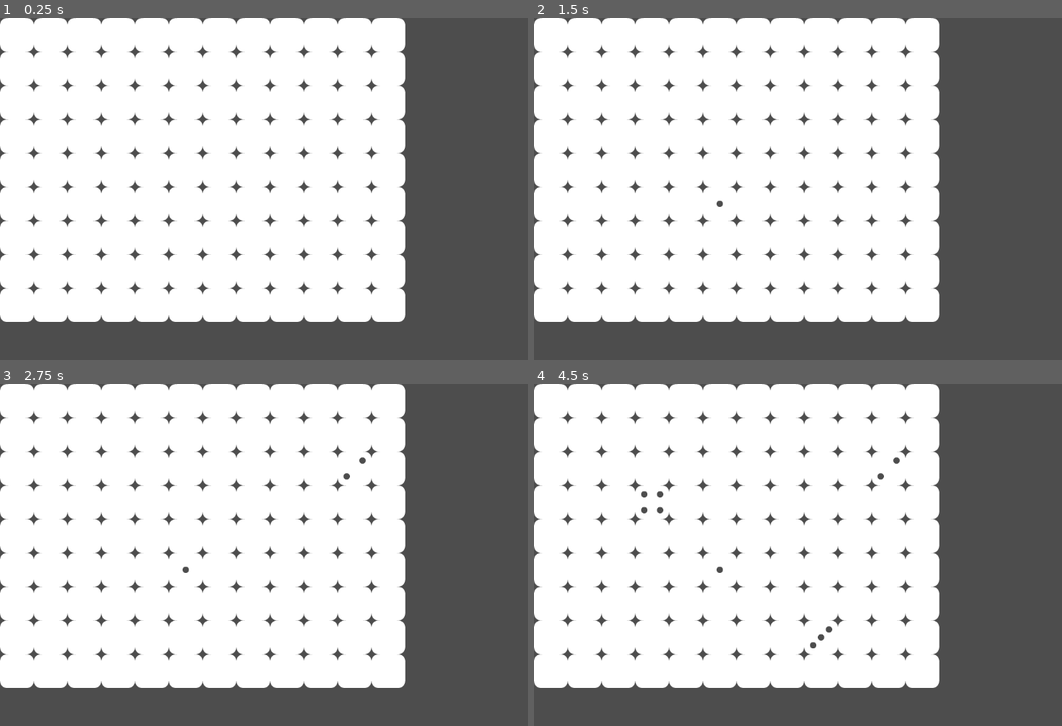
Above: before the commit, frames 1-4 (two rows, left to right).
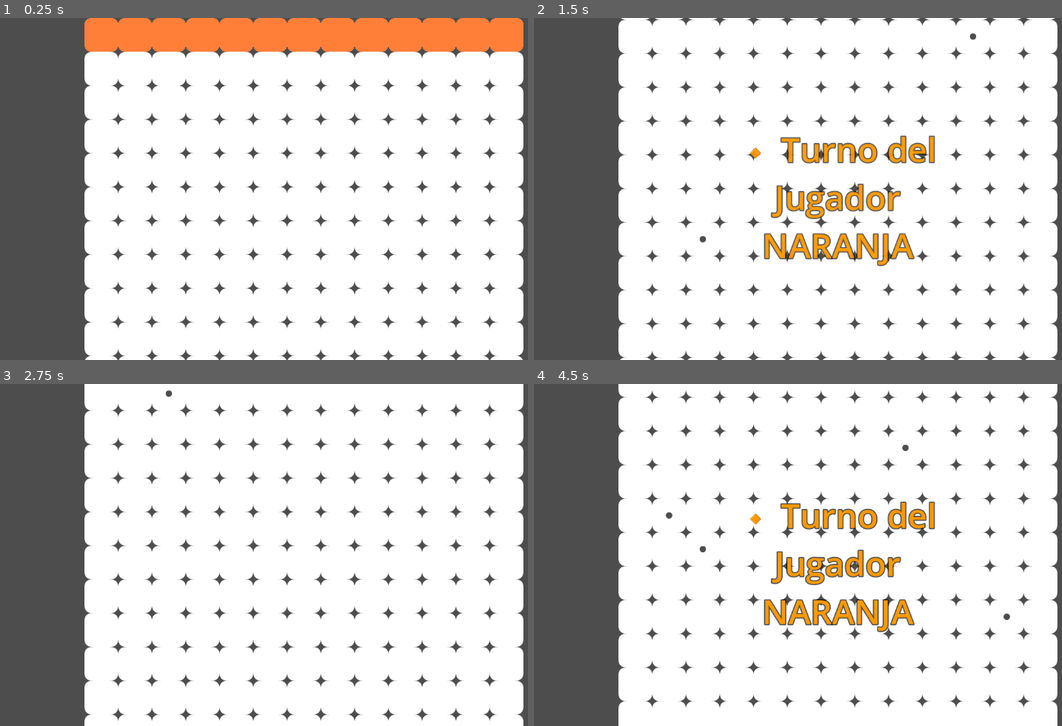
Above: after the commit, the same moments.

Repository: Anaxagora/pruebatilemaps
Game: Godot game, scene res://node_2d.tscn
Two runs of this game, one before a commit and one after it. Both use one fixed random seed, a clock stepped at 60 frames per second and the inputs below. Before the commit the project has no main scene; this scene is started directly in both runs.
Inputs (mouse positions are in pixels of both pictures, inside the frame that each line leads up to):
- Up to frame 1 (0.25 s): no input
- Up to frame 2 (1.5 s): tap Enter at 0.5 s; move the mouse to (972, 171) at 0.52 s; tap Space at 0.6, 0.77, 1.07, 1.35 s; click (972, 171) at 0.67 s; move the mouse to (718, 206) at 1.27 s; click (718, 206) at 1.42 s
- Up to frame 3 (2.75 s): tap Space at 1.52, 1.82, 2.1 s; move the mouse to (364, 479) at 2.02 s; click (364, 479) at 2.17 s
- Up to frame 4 (4.5 s): move the mouse to (808, 623) at 2.77 s; tap Space at 2.85, 3.02, 3.32, 3.6, 3.77, 4.07, 4.35 s; click (808, 623) at 2.92 s; move the mouse to (1019, 606) at 3.52 s; click (1019, 606) at 3.67 s; move the mouse to (655, 503) at 4.27 s; click (655, 503) at 4.42 s

The runs differ from the first frame. In frame 1, 53% of the frame differs, in the area x 0-100%, y 0-100%; in frame 2, 51%; in frame 3, 48%; in frame 4, 51%.

Commit message:
modo 2 player PARCIALMENTE
Hasta aca esa todo para que jueguen 2 personas. No tiene menu, no tiene sonido. Solo es un nivel con bastantes logicas de desdoblamiento. Le voy a agregar mas para la presentacion del segundo parcial

Diff:
--- /dev/null
+++ b/camera_2d.gd
@@ -0,0 +1,36 @@
+extends Camera2D
+@onready var nodo = $"../Node2D"
+var target_offset: Vector2
+
+@export var move_speed := 5.0        # Velocidad del seguimiento
+@export var y_margin := 250          # Margen antes de empezar a moverse
+@export var y_min := 0.0             # Límite superior
+@export var y_max := 824.0           # Límite inferior
+
+func _ready() -> void:
+	offset = Vector2i(-160.0, 0.0)
+
+func rotar_camara(current_turn):
+	anchor_mode = Camera2D.ANCHOR_MODE_FIXED_TOP_LEFT
+	print("🎥 screen center position: " , get_screen_center_position())
+	if current_turn == 8:
+		#offset = Vector2i(-160.0, 824.0)
+		target_offset = Vector2(-160.0, 824.0)
+	else:
+		#offset = Vector2i(-992.0, -648.0)
+		#offset = Vector2i(-160.0, 0.0)
+		target_offset = Vector2(-160.0, 0.0)
+	# Creamos un tween para suavizar el cambio
+	var tween = get_tree().create_tween()
+	tween.tween_property(self, "offset", target_offset, 0.8) # 0.8 segundos de duración
+	tween.set_trans(Tween.TRANS_SINE)
+	tween.set_ease(Tween.EASE_IN_OUT)
+	print("🎥 Moviendo cámara hacia: ", target_offset)
+
+func _process(delta):
+	#print ("Delta: ", delta)
+	var mouse_y = get_viewport().get_mouse_position().y
+	var center_y = get_viewport_rect().size.y / 2.0
+	if abs(mouse_y - center_y) > y_margin:
+		var direction = sign(mouse_y - center_y)
+		offset.y = clamp(offset.y + direction * move_speed, y_min, y_max)
--- /dev/null
+++ b/node_2d.gd
@@ -0,0 +1,23 @@
+extends Node2D
+
+@onready var camera = $"../Camera2D"
+@onready var tilemap = $TileMapLayer
+@onready var ui = $"../UI"
+func _ready() -> void:
+	pass
+
+func next_turn():
+	# Alternar jugador
+	if tilemap.current_player_tile == 7:
+		tilemap.current_player_tile = 8
+		rotation = 0
+		position = Vector2i(0.0, 0.0)
+	else:
+		tilemap.current_player_tile = 7
+		rotation = 0
+		position = Vector2i(0.0, 0.0)
+	var current_turn = tilemap.current_player_tile
+	print("🌀 Posicion: ", position)
+	print("🔄 Turno del jugador: ", tilemap.current_player_tile)
+	ui.mostrar_turno(current_turn)
+	camera.rotar_camara(current_turn)
--- a/node_2d.tscn
+++ b/node_2d.tscn
@@ -1,6 +1,8 @@
-[gd_scene load_steps=19 format=3 uid="uid://c7efrafhyk3f1"]
+[gd_scene load_steps=24 format=3 uid="uid://c7efrafhyk3f1"]
 
 [ext_resource type="Texture2D" uid="uid://bxpf7wyf8h1gi" path="res://dice_1.png" id="1_d21ai"]
+[ext_resource type="Script" uid="uid://bmpytk8e5v31t" path="res://node_2d.gd" id="1_hqns4"]
+[ext_resource type="Script" uid="uid://c7lv27p8gl658" path="res://camera_2d.gd" id="1_x0ka3"]
 [ext_resource type="Texture2D" uid="uid://dxycqxj4tpvi1" path="res://dice_2.png" id="2_rj586"]
 [ext_resource type="Texture2D" uid="uid://boxeme8ujjrrj" path="res://dice_3.png" id="3_4d7sh"]
 [ext_resource type="Texture2D" uid="uid://cyjnxjvuxha06" path="res://dice_4.png" id="4_ir8iy"]
@@ -9,6 +11,8 @@
 [ext_resource type="Script" uid="uid://1t3jd85tho5j" path="res://tile_map_layer.gd" id="7_0h7mo"]
 [ext_resource type="Texture2D" uid="uid://flvrurh5xux3" path="res://dice_0.png" id="7_rj586"]
 [ext_resource type="Texture2D" uid="uid://fir3nx6v7xb3" path="res://floor_7.png" id="8_4d7sh"]
+[ext_resource type="Texture2D" uid="uid://d15thxm60prbo" path="res://floor_8.png" id="9_ir8iy"]
+[ext_resource type="Script" uid="uid://boo0prnem8myx" path="res://ui_turno.gd" id="13_0h7mo"]
 
 [sub_resource type="TileSetAtlasSource" id="TileSetAtlasSource_rj586"]
 texture = ExtResource("7_rj586")
@@ -50,6 +54,11 @@
 texture_region_size = Vector2i(64, 64)
 0:0/0 = 0
 
+[sub_resource type="TileSetAtlasSource" id="TileSetAtlasSource_ta5nu"]
+texture = ExtResource("9_ir8iy")
+texture_region_size = Vector2i(64, 64)
+0:0/0 = 0
+
 [sub_resource type="TileSet" id="TileSet_fs4d3"]
 tile_size = Vector2i(64, 64)
 sources/0 = SubResource("TileSetAtlasSource_rj586")
@@ -60,9 +69,26 @@
 sources/5 = SubResource("TileSetAtlasSource_0h7mo")
 sources/6 = SubResource("TileSetAtlasSource_nr8wp")
 sources/7 = SubResource("TileSetAtlasSource_d2bti")
+sources/8 = SubResource("TileSetAtlasSource_ta5nu")
 
 [node name="Node2D" type="Node2D"]
 
-[node name="TileMapLayer" type="TileMapLayer" parent="."]
+[node name="Camera2D" type="Camera2D" parent="."]
+rotation = 2.04204
+offset = Vector2(-160, 0)
+anchor_mode = 0
+script = ExtResource("1_x0ka3")
+
+[node name="Node2D" type="Node2D" parent="."]
+script = ExtResource("1_hqns4")
+
+[node name="TileMapLayer" type="TileMapLayer" parent="Node2D"]
 tile_set = SubResource("TileSet_fs4d3")
 script = ExtResource("7_0h7mo")
+
+[node name="UI" type="CanvasLayer" parent="."]
+script = ExtResource("13_0h7mo")
+
+[node name="TurnoLabel" type="Label" parent="UI"]
+offset_right = 40.0
+offset_bottom = 23.0
--- a/project.godot
+++ b/project.godot
@@ -11,5 +11,6 @@
 [application]
 
 config/name="pruebatilemaps"
+run/main_scene="uid://c7efrafhyk3f1"
 config/features=PackedStringArray("4.4", "Forward Plus")
 config/icon="res://icon.svg"
--- a/tile_map_layer.gd
+++ b/tile_map_layer.gd
@@ -1,13 +1,24 @@
 extends TileMapLayer
+var toca_tile_jugador = false
+var max_try = 48 # (3 Formas * 4 DIRECCIONES * 4 CARAS DE INICIO)
+var is_valid = false
 var j = 1
-var GridSizeAlto = 12
-var GridSizeAncho = 9
+var GridSizeAlto = 13
+var GridSizeAncho = 23
 var selected_cells: Array[Vector2i] = []
 var max_tiles = 6  # cantidad de tiles en tu TileSet
+var current_player_tile := 7  # empieza naranja
 func _ready() -> void:
-	for x in GridSizeAlto:
-		for y in GridSizeAncho:
-			set_cell(Vector2i(x, y), 0, Vector2i(0,0), 0)
+	for x in range(GridSizeAlto):
+		for y in range(GridSizeAncho):
+			var tile_index := 0
+			# Si es la primera columna
+			if y == 0:
+				tile_index = 7
+			# Si es la última columna
+			elif y == GridSizeAncho - 1:
+				tile_index = 8
+			set_cell(Vector2i(x, y), tile_index, Vector2i(0,0), 0)
 
 func _unhandled_input(event: InputEvent) -> void:
 	# Click izquierdo: agregar celda seleccionada
@@ -15,48 +26,57 @@
 		var mouse_pos = get_local_mouse_position()
 		var cell = local_to_map(mouse_pos)
 		if selected_cells.size() == 6:
-			print("No se puede seleccionar mas celdas: ", selected_cells.size())
+			print("🀄 No se puede seleccionar mas celdas: ", selected_cells.size())
 		else:
 			if get_cell_source_id(cell) == 0:
 				if cell not in selected_cells:
 					selected_cells.append(cell)
-					print("Celda ", j, " seleccionada: ", cell)
+					print("🀄 Celda ", j, " seleccionada: ", cell)
 					set_cell(cell, j, Vector2i(0, 0), 0)
+					# set_cell(cell, current_player_tile, Vector2i(0, 0), 0)
 					j = j + 1
 			else:
-				print("No se puede seleccionar la celda: ", cell)
+				print("🀄 No se puede seleccionar la celda: ", cell)
 			# Spacebar: cambiar todas las seleccionadas
 	if event is InputEventKey and event.pressed and event.keycode == KEY_SPACE:
 		if selected_cells.size() == 6:
-			var max_try = 2
+			toca_tile_jugador = false
+			for cell in selected_cells:
+				#for v in [cell + Vector2i(1, 0), cell + Vector2i(-1, 0), cell + Vector2i(0, 1), cell + Vector2i(0, -1)]:
+				for v in get_surrounding_cells(cell):
+					if get_cell_source_id(v) == current_player_tile:
+						print("✅ La celda ", cell, " está en contacto con la tile del jugador en ", v)
+						toca_tile_jugador = true
+						break
+				if toca_tile_jugador:
+					break
+			# 🔸 si NO toca un tile del jugador, cancelar todo
+			if not toca_tile_jugador:
+				print("❌ No toca ningún tile del jugador")
+				for cell in selected_cells:
+					set_cell(cell, 0, Vector2i(0, 0), 0)  # limpiar visualmente
+				selected_cells.clear()
+				j = 1
+				get_parent().next_turn()
+				return  # salir del _unhandled_input completamente
+			print("✅ El dado está en contacto con un tile del jugador")
+# Me llevé el MAX TRY arriba
 			for current_try in range(1, max_try + 1):
-				var is_valid = UnfoldDiceLogic.foldable(selected_cells, current_try)
-				print("Intento ", current_try, ": ", is_valid)
+				is_valid = UnfoldDiceLogic.foldable(selected_cells, current_try)
+				#print("Intento ", current_try, ": ", is_valid)
 				if is_valid:
 					for cell in selected_cells:
-						set_cell(cell, 7, Vector2i(0, 0), 0)
-					print("Dado desplegado correctamente")
+						set_cell(cell, current_player_tile, Vector2i(0, 0), 0)
+					print("🎲 Intento ", current_try, ": ", is_valid)
+					print("✅Dado desplegado correctamente")
 					break
 				else:
 					for cell in selected_cells:
 						set_cell(cell, 0, Vector2i(0, 0), 0)
-					print("No se desplegó correctamente el dado")
+					#print("No se desplegó correctamente el dado")
 		# limpiar selección siempre al final
-			selected_cells.clear()
-			j = 1
-	#else:
-		#print("Debes seleccionar exactamente 6 tiles")
-
-
-
-
-#	if event is InputEventKey and event.pressed and event.keycode == KEY_SPACE:
-#		if selected_cells.size() > 0:
-			# Tomo el tile de la primera celda para decidir el incremento
-#			var current_tile = get_cell_source_id(selected_cells[0])
-#			var new_tile = current_tile + 1
-#			for cell in selected_cells:
-#				set_cell(cell, new_tile, Vector2i(0, 0), 0)
-#			print("Tiles cambiadas a ID: ", new_tile)
-#			# limpiar selección
-#			selected_cells.clear()
+			if not is_valid:
+				print("❌ No se desplegó correctamente el dado")
+		selected_cells.clear()
+		j = 1
+		get_parent().next_turn()
--- /dev/null
+++ b/ui_turno.gd
@@ -0,0 +1,41 @@
+extends CanvasLayer
+
+@onready var label := $TurnoLabel
+
+func _ready():
+	# 🔹 Configuración visual inicial del Label (puede reemplazar la del editor)
+	label.text = ""
+	label.visible = false
+	# Tamaño y posición
+	#label.position = Vector2(576, 40)  # centrado aprox en un viewport de 1152x648
+	label.position = Vector2(376, 204)  # centrado aprox en un viewport de 1152x648
+	label.horizontal_alignment = HORIZONTAL_ALIGNMENT_CENTER
+	label.vertical_alignment = VERTICAL_ALIGNMENT_CENTER
+	label.autowrap_mode = TextServer.AUTOWRAP_WORD
+	label.size = Vector2(400, 80)
+	# Estilo de fuente (si no usás Theme)
+	label.add_theme_font_size_override("font_size", 64)
+	label.add_theme_color_override("font_color", Color.WHITE)
+	# Fondo semitransparente (opcional, tipo banner)
+	label.add_theme_color_override("font_outline_color", Color(0,0,0,0.7))
+	label.add_theme_constant_override("outline_size", 8)
+
+## ⚙️ Mostrar el turno
+func mostrar_turno(jugador: int):
+	label.visible = true
+	label.modulate.a = 0
+	if jugador == 7:
+		label.text = "🔸 Turno del Jugador NARANJA"
+		label.add_theme_color_override("font_color", Color(1.0, 0.6, 0.0)) # naranja
+	else:
+		label.text = "🔹 Turno del Jugador AZUL"
+		label.add_theme_color_override("font_color", Color(0.3, 0.6, 1.0)) # azul
+	# 🌀 Transición suave (fade in, esperar, fade out)
+	var tween = get_tree().create_tween()
+	tween.tween_property(label, "modulate:a", 1.0, 0.5)
+	tween.tween_interval(1.0)
+	tween.tween_property(label, "modulate:a", 0.0, 0.5)
+	tween.tween_callback(Callable(self, "_ocultar_label"))
+
+func _ocultar_label():
+	label.visible = false
--- a/unfold_dice_logic.gd
+++ b/unfold_dice_logic.gd
@@ -4,18 +4,151 @@
 static func foldable(selected_cells: Array[Vector2i], current_try) -> bool:
 	if selected_cells.size() != 6:
 		return false
-	if current_try == 1:# Validaciones de forma
+##########ESCALERA LLANA##########
+	if current_try == 1: # ESC LL IZQ UP 2
 		var base: Vector2i = selected_cells[0]
 		var x = base.x
 		var y = base.y
 		if selected_cells[0] != Vector2i(x, y): return false
 		if selected_cells[1] != Vector2i(x - 1, y): return false
-		if selected_cells[2] != Vector2i(x, y - 1): return false
-		if selected_cells[3] != Vector2i(x, y + 1): return false
-		if selected_cells[4] != Vector2i(x + 1, y): return false
-		if selected_cells[5] != Vector2i(x + 2, y): return false
+		if selected_cells[2] != Vector2i(x - 1, y - 1): return false
+		if selected_cells[3] != Vector2i(x - 3, y - 2): return false
+		if selected_cells[4] != Vector2i(x - 2, y - 2): return false
+		if selected_cells[5] != Vector2i(x - 2, y - 1): return false
 		return true
-	if current_try == 2:# Validaciones de forma
+	if current_try == 2: # ESC LL DER UP 2
+		var base: Vector2i = selected_cells[0]
+		var x = base.x
+		var y = base.y
+		if selected_cells[0] != Vector2i(x, y): return false
+		if selected_cells[1] != Vector2i(x + 1, y): return false
+		if selected_cells[2] != Vector2i(x + 3, y - 2): return false
+		if selected_cells[3] != Vector2i(x + 1, y - 1): return false
+		if selected_cells[4] != Vector2i(x + 2, y - 2): return false
+		if selected_cells[5] != Vector2i(x + 2, y - 1): return false
+		return true
+	if current_try == 3: # ESC LL IZQ DW 2
+		var base: Vector2i = selected_cells[0]
+		var x = base.x
+		var y = base.y
+		if selected_cells[0] != Vector2i(x, y): return false
+		if selected_cells[1] != Vector2i(x - 1, y): return false
+		if selected_cells[2] != Vector2i(x - 3, y + 2): return false
+		if selected_cells[3] != Vector2i(x - 1, y + 1): return false
+		if selected_cells[4] != Vector2i(x - 2, y + 2): return false
+		if selected_cells[5] != Vector2i(x - 2, y + 1): return false
+		return true
+	if current_try == 4: # ESC LL DER DW 2
+		var base: Vector2i = selected_cells[0]
+		var x = base.x
+		var y = base.y
+		if selected_cells[0] != Vector2i(x, y): return false
+		if selected_cells[1] != Vector2i(x + 1, y): return false
+		if selected_cells[2] != Vector2i(x + 1, y + 1): return false
+		if selected_cells[3] != Vector2i(x + 3, y + 2): return false
+		if selected_cells[4] != Vector2i(x + 2, y + 2): return false
+		if selected_cells[5] != Vector2i(x + 2, y + 1): return false
+		return true
+	if current_try == 5: # ESC LL IZQ UP 3
+		var base: Vector2i = selected_cells[0]
+		var x = base.x
+		var y = base.y
+		if selected_cells[0] != Vector2i(x, y): return false
+		if selected_cells[1] != Vector2i(x - 3, y - 2): return false
+		if selected_cells[2] != Vector2i(x - 1, y): return false
+		if selected_cells[3] != Vector2i(x - 2, y - 2): return false
+		if selected_cells[4] != Vector2i(x - 1, y - 1): return false
+		if selected_cells[5] != Vector2i(x - 2, y - 1): return false
+		return true
+	if current_try == 6: # ESC LL DER UP 3
+		var base: Vector2i = selected_cells[0]
+		var x = base.x
+		var y = base.y
+		if selected_cells[0] != Vector2i(x, y): return false
+		if selected_cells[1] != Vector2i(x + 1, y - 1): return false
+		if selected_cells[2] != Vector2i(x + 1, y): return false
+		if selected_cells[3] != Vector2i(x + 2, y - 2): return false
+		if selected_cells[4] != Vector2i(x + 3, y - 2): return false
+		if selected_cells[5] != Vector2i(x + 2, y - 1): return false
+		return true
+	if current_try == 7: # ESC LL IZQ DW 3
+		var base: Vector2i = selected_cells[0]
+		var x = base.x
+		var y = base.y
+		if selected_cells[0] != Vector2i(x, y): return false
+		if selected_cells[1] != Vector2i(x - 1, y + 1): return false
+		if selected_cells[2] != Vector2i(x - 1, y): return false
+		if selected_cells[3] != Vector2i(x - 2, y + 2): return false
+		if selected_cells[4] != Vector2i(x - 3, y + 2): return false
+		if selected_cells[5] != Vector2i(x - 2, y + 1): return false
+		return true
+	if current_try == 8: # ESC LL DER DW 3
+		var base: Vector2i = selected_cells[0]
+		var x = base.x
+		var y = base.y
+		if selected_cells[0] != Vector2i(x, y): return false
+		if selected_cells[1] != Vector2i(x + 3, y + 2): return false
+		if selected_cells[2] != Vector2i(x + 1, y): return false
+		if selected_cells[3] != Vector2i(x + 2, y + 2): return false
+		if selected_cells[4] != Vector2i(x + 1, y + 1): return false
+		if selected_cells[5] != Vector2i(x + 2, y + 1): return false
+		return true
+	if current_try == 9: # ESC LL IZQ UP 4
+		var base: Vector2i = selected_cells[0]
+		var x = base.x
+		var y = base.y
+		if selected_cells[0] != Vector2i(x, y): return false
+		if selected_cells[1] != Vector2i(x - 1, y - 1): return false
+		if selected_cells[2] != Vector2i(x - 2, y - 2): return false
+		if selected_cells[3] != Vector2i(x - 1, y): return false
+		if selected_cells[4] != Vector2i(x - 3, y - 2): return false
+		if selected_cells[5] != Vector2i(x - 2, y - 1): return false
+		return true
+	if current_try == 10: # ESC LL DER UP 4
+		var base: Vector2i = selected_cells[0]
+		var x = base.x
+		var y = base.y
+		if selected_cells[0] != Vector2i(x, y): return false
+		if selected_cells[1] != Vector2i(x + 3, y - 2): return false
+		if selected_cells[2] != Vector2i(x + 2, y - 2): return false
+		if selected_cells[3] != Vector2i(x + 1, y): return false
+		if selected_cells[4] != Vector2i(x + 1, y - 1): return false
+		if selected_cells[5] != Vector2i(x + 2, y - 1): return false
+		return true
+	if current_try == 11: # ESC LL IZQ DW 4
+		var base: Vector2i = selected_cells[0]
+		var x = base.x
+		var y = base.y
+		if selected_cells[0] != Vector2i(x, y): return false
+		if selected_cells[1] != Vector2i(x - 3, y + 2): return false
+		if selected_cells[2] != Vector2i(x - 2, y + 2): return false
+		if selected_cells[3] != Vector2i(x - 1, y): return false
+		if selected_cells[4] != Vector2i(x - 1, y + 1): return false
+		if selected_cells[5] != Vector2i(x - 2, y + 1): return false
+		return true
+	if current_try == 12: # ESC LL DER DW 4
+		var base: Vector2i = selected_cells[0]
+		var x = base.x
+		var y = base.y
+		if selected_cells[0] != Vector2i(x, y): return false
+		if selected_cells[1] != Vector2i(x + 1, y + 1): return false
+		if selected_cells[2] != Vector2i(x + 2, y + 2): return false
+		if selected_cells[3] != Vector2i(x +1, y): return false
+		if selected_cells[4] != Vector2i(x + 3, y + 2): return false
+		if selected_cells[5] != Vector2i(x + 2, y + 1): return false
+		return true
+	if current_try == 13: # ESC LL IZQ UP 5
+		var base: Vector2i = selected_cells[0]
+		var x = base.x
+		var y = base.y
+		if selected_cells[0] != Vector2i(x, y): return false
+		if selected_cells[1] != Vector2i(x - 2, y - 2): return false
+		if selected_cells[2] != Vector2i(x - 3, y - 2): return false
+		if selected_cells[3] != Vector2i(x - 1, y - 1): return false
+		if selected_cells[4] != Vector2i(x - 1, y): return false
+		if selected_cells[5] != Vector2i(x - 2, y - 1): return false
+		return true
+	if current_try == 14: # ESC LL DER UP 5
 		var base: Vector2i = selected_cells[0]
 		var x = base.x
 		var y = base.y
@@ -26,5 +159,27 @@
 		if selected_cells[4] != Vector2i(x + 1, y): return false
 		if selected_cells[5] != Vector2i(x + 2, y - 1): return false
 		return true
+	if current_try == 15: # ESC LL IZQ DW 5
+		var base: Vector2i = selected_cells[0]
+		var x = base.x
+		var y = base.y
+		if selected_cells[0] != Vector2i(x, y): return false
+		if selected_cells[1] != Vector2i(x - 2, y + 2): return false
+		if selected_cells[2] != Vector2i(x - 1, y + 1): return false
+		if selected_cells[3] != Vector2i(x - 3, y + 2): return false
+		if selected_cells[4] != Vector2i(x - 1, y): return false
+		if selected_cells[5] != Vector2i(x - 2, y + 1): return false
+		return true
+	if current_try == 16: # ESC LL DER DW 5
+		var base: Vector2i = selected_cells[0]
+		var x = base.x
+		var y = base.y
+		if selected_cells[0] != Vector2i(x, y): return false
+		if selected_cells[1] != Vector2i(x + 2, y + 2): return false
+		if selected_cells[2] != Vector2i(x + 3, y + 2): return false
+		if selected_cells[3] != Vector2i(x + 1, y + 1): return false
+		if selected_cells[4] != Vector2i(x + 1, y): return false
+		if selected_cells[5] != Vector2i(x + 2, y + 1): return false
+		return true
 	else:
 		return false
Not shown, added: camera_2d.gd.uid
Binary file added: floor_8.png
Not shown, added: floor_8.png.import
Not shown, added: node_2d.gd.uid
Not shown, added: ui_turno.gd.uid
Not shown, added: CODIGO.docx
Not shown, changed: calculo de cubos.xlsx
Not shown, added: parcial1Barreiro.rar
